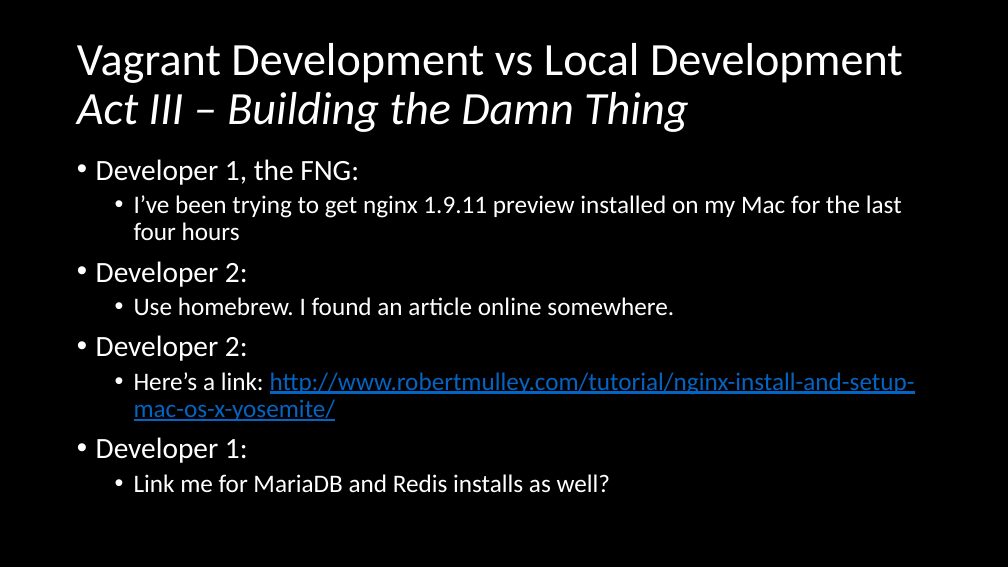
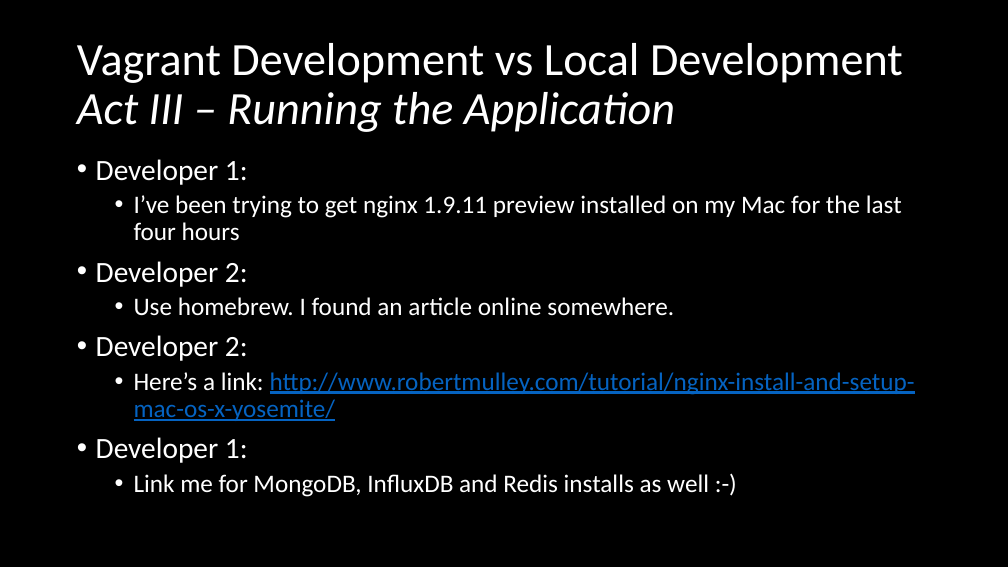
Before and after one commit to colinbjohnson/vagrant-aws-flow, a slide deck: slide 14 of docs/vagrant-to-aws-flow.pptx. Drawn at 1008x567 pixels with LibreOffice and Linux fonts; fonts in the diff are those of the drawing. Boxes give left, top, right and bottom in pixels: in the first picture for what was removed or moved away, otherwise in the second. Text is boxed around its words. In the diff, an @@ line names an element or a change of style, - is before the commit and + after.

Commit message:
quick updates to Vagrant to AWS Flow Document

```diff
--- a/docs/vagrant-to-aws-flow.pptx
+++ b/docs/vagrant-to-aws-flow.pptx
@@ title at bbox=[77, 43, 903, 132]: text changed @@
-Vagrant Development vs Local Development
-Act III – Building the Damn Thing
+Vagrant Development vs Local Development
+Act III – Running the Application
@@ text at bbox=[96, 159, 248, 185]: text changed @@
-• Developer 1, the FNG:
+• Developer 1:
@@ text at bbox=[134, 474, 709, 497]: text changed @@
-  • Link me for MariaDB and Redis installs as well?
+  • Link me for MongoDB, InfluxDB and Redis installs as well :-)
```
Also in this commit, not shown: 4 other slides changed.
